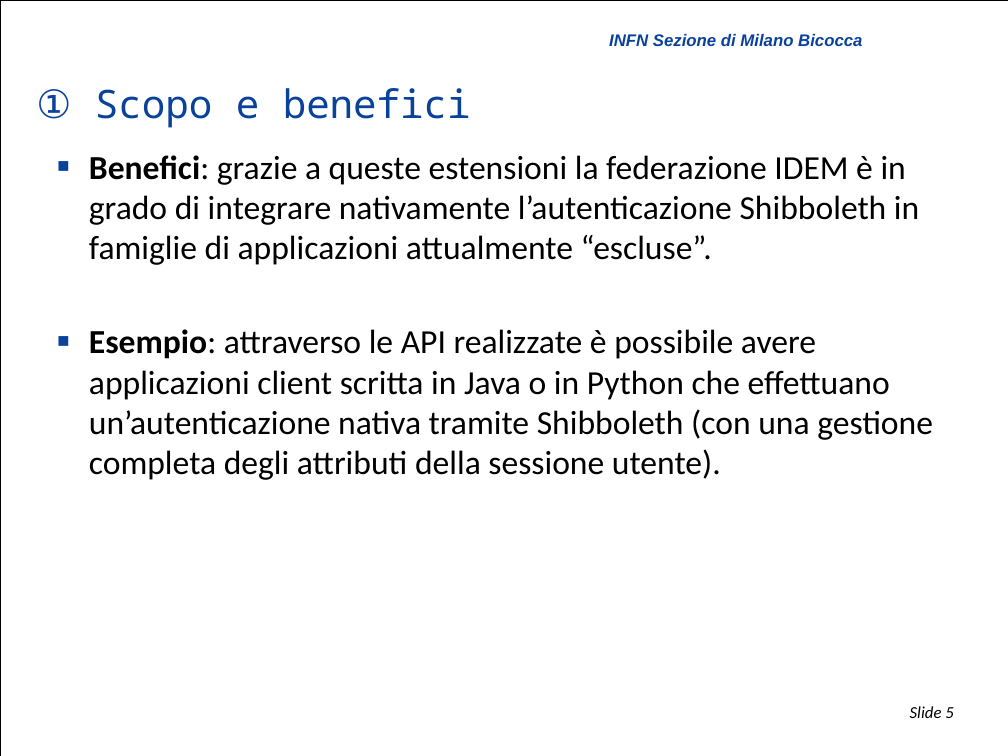
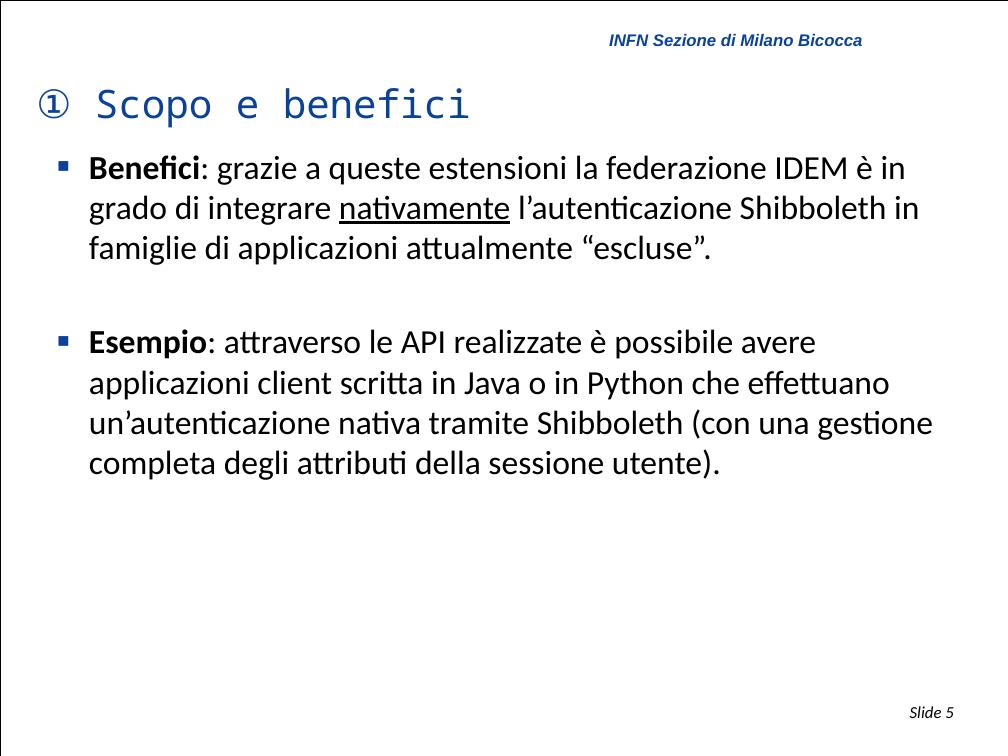
Before and after one commit to biancini/Shibboleth-Authentication, a slide deck: slide 5 of ShibbolethExtensions.pptx. Drawn at 1008x756 pixels with LibreOffice and Linux fonts; fonts in the diff are those of the drawing; background and template pictures are left out. Boxes give left, top, right and bottom in pixels: in the first picture for what was removed or moved away, otherwise in the second. Text is boxed around its words. In the diff, an @@ line names an element or a change of style, - is before the commit and + after.

```diff
--- a/ShibbolethExtensions.pptx
+++ b/ShibbolethExtensions.pptx
@@ text at (89,155,919,265): underline on in "nativamente" @@
```
Also in this commit, not shown: 2 other slides changed, 1 slide removed.
